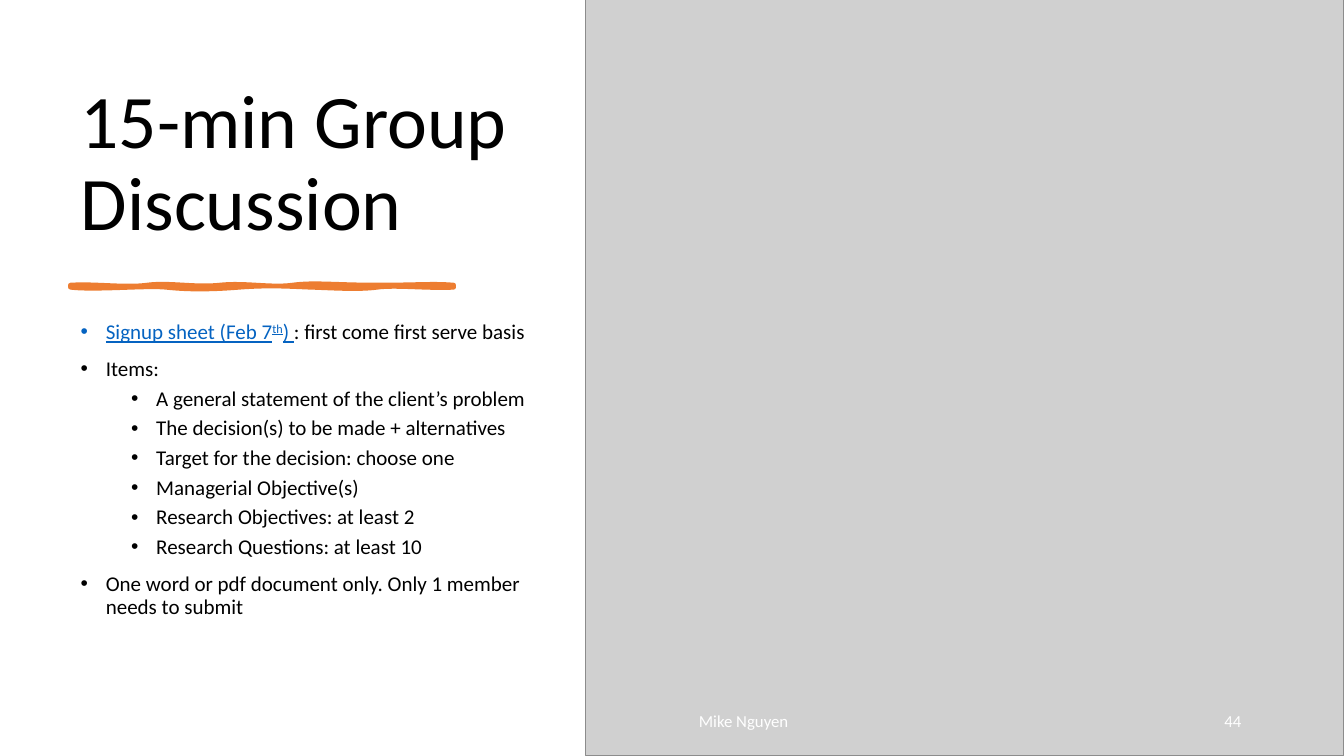
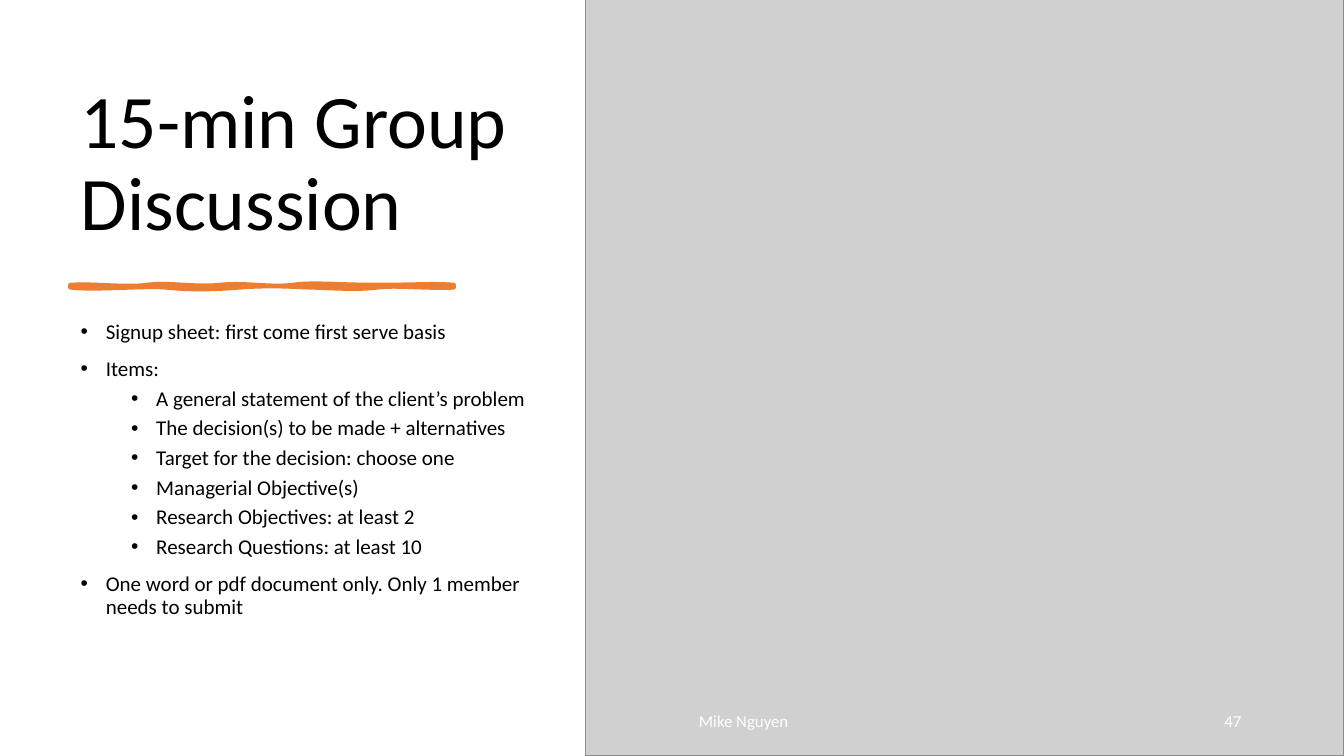
Before and after one commit to mikenguyen13/mar4050_S23_1, a slide deck: slide 47 of lectures/2/1_Research Design.pptx (slide 44 before the commit). Drawn at 1344x756 pixels with LibreOffice and Linux fonts; fonts in the diff are those of the drawing; grey boxes stand for pictures. Boxes give left, top, right and bottom in pixels: in the first picture for what was removed or moved away, otherwise in the second. Text is boxed around its words. In the diff, an @@ line names an element or a change of style, - is before the commit and + after.

```diff
--- a/lectures/2/1_Research Design.pptx
+++ b/lectures/2/1_Research Design.pptx
@@ text at [106,324,445,343]: text changed @@
-• Signup sheet (Feb 7th) : first come first serve basis
+• Signup sheet: first come first serve basis
@@ page number at [1224,717,1241,727]: text changed @@
-44
+47
```
Also in this commit, not shown: 4 other slides changed, 3 slides added, 2 other files.
